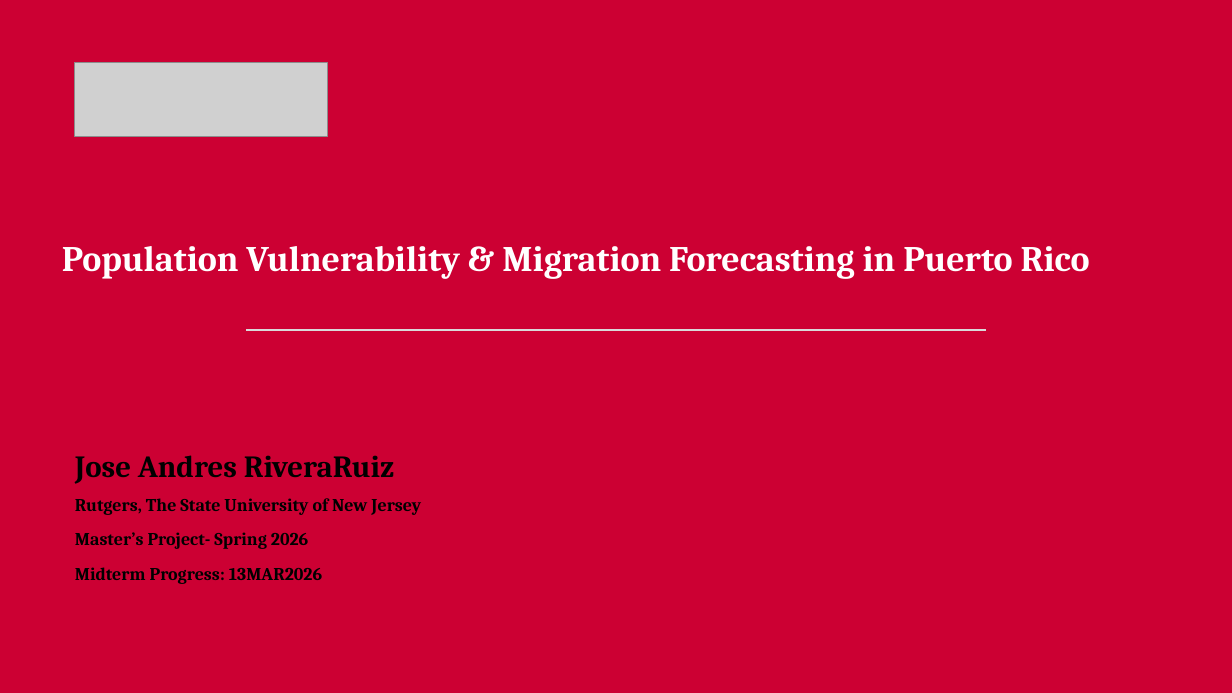
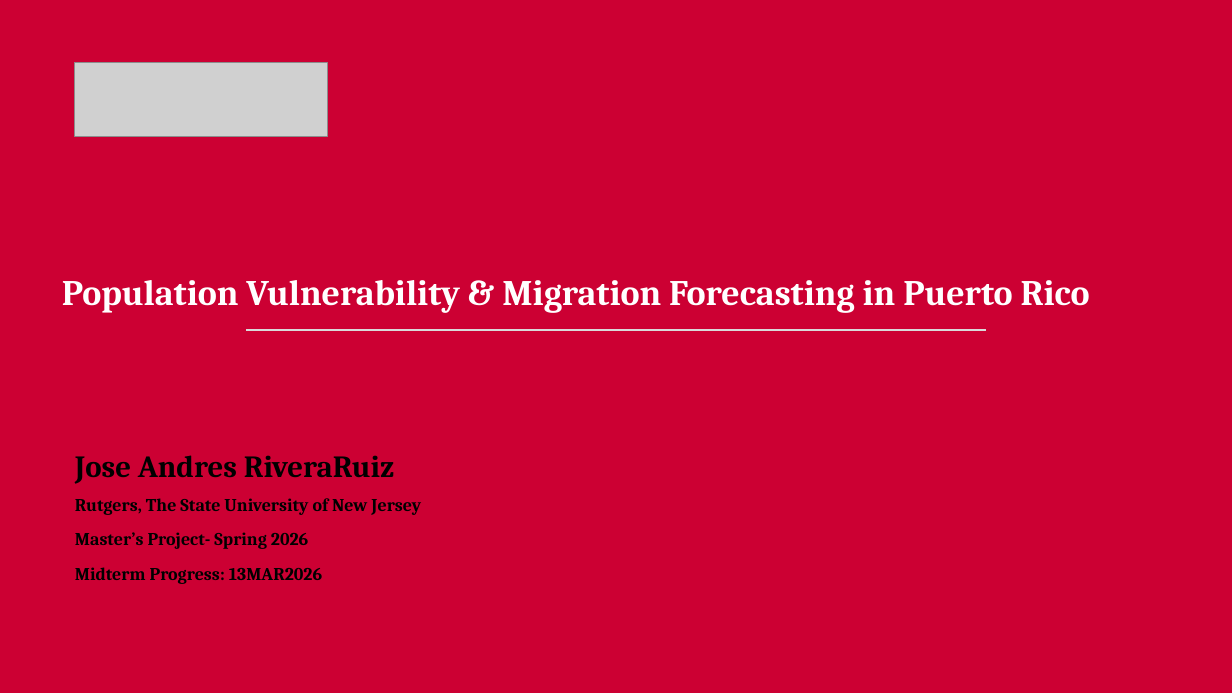
Before and after one commit to Venettov/CAPSTONE_DATA_SCIENCE_RIVERARUIZ, a slide deck: slide 1 of project_reports/CapstoneMidterm.pptx. Drawn at 1232x693 pixels with LibreOffice and Linux fonts; fonts in the diff are those of the drawing; grey boxes stand for pictures. Boxes give left, top, right and bottom in pixels: in the first picture for what was removed or moved away, otherwise in the second. Text is boxed around its words. In the diff, an @@ line names an element or a change of style, - is before the commit and + after.

```diff
--- a/project_reports/CapstoneMidterm.pptx
+++ b/project_reports/CapstoneMidterm.pptx
@@ text "Population Vulnerability & Migration Forecasting ...": place and size @@
-text "Population Vulnerability & Migration Forecasting ..." at box(62, 246, 1090, 279)
+text "Population Vulnerability & Migration Forecasting ..." at box(62, 280, 1090, 313)
```
Also in this commit, not shown: 7 other slides changed.
